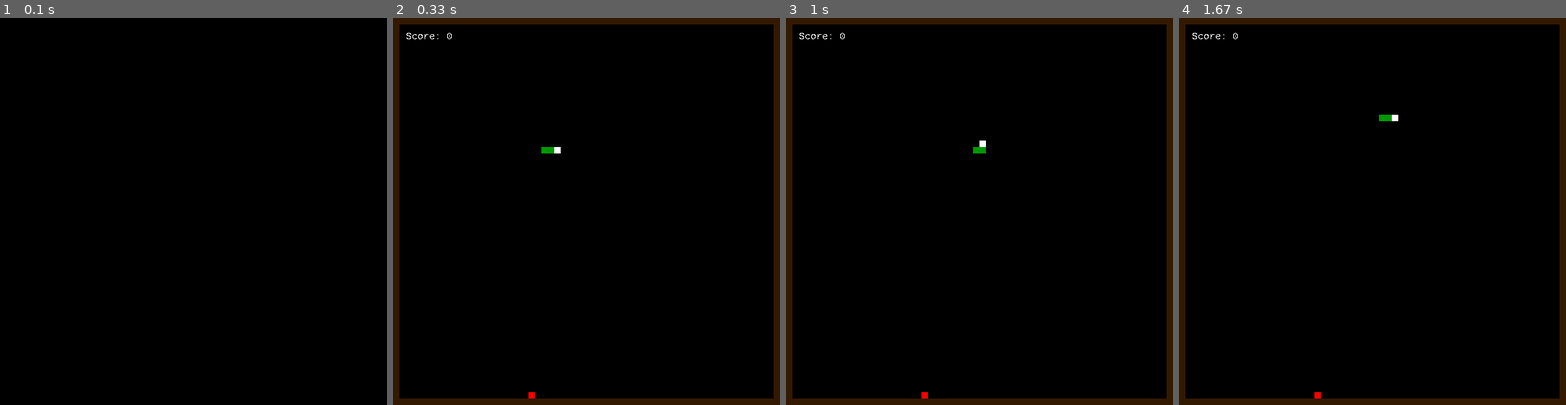
Above: before the commit, frames 1-4 (left to right).
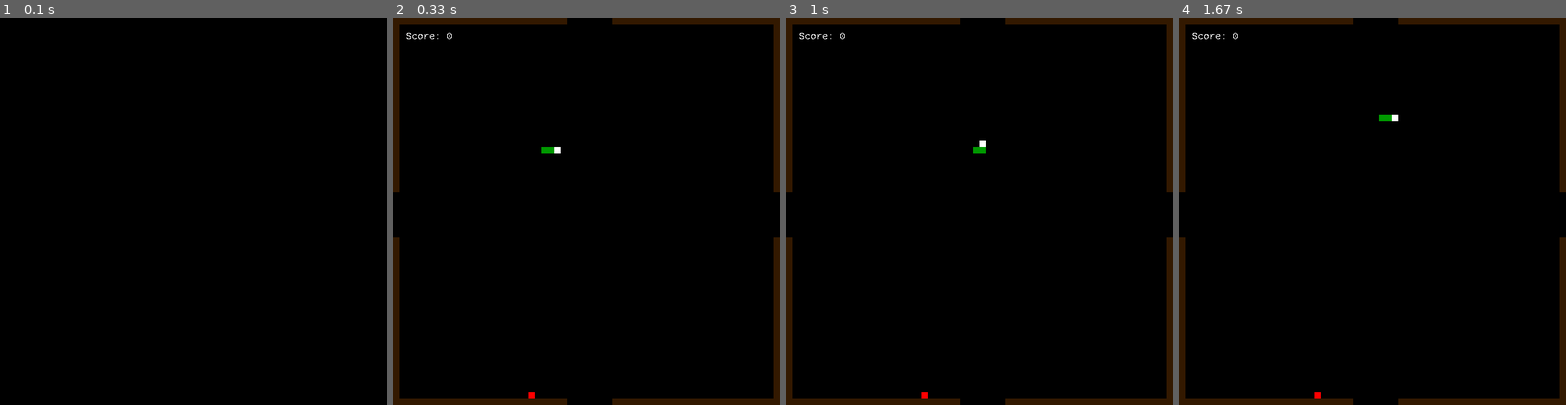
Above: after the commit, the same moments.

Repository: RonanFim/pygame-snake
Game: pygame game, started from main.py
The game is run twice, just before and just after one commit, with the same random seed, the same clock (stepped at 60 frames per second) and the same inputs.
Inputs:
- Up to frame 1 (0.1 s): no input
- Up to frame 2 (0.33 s): no input
- Up to frame 3 (1 s): hold Right 0.33-0.8 s; hold Up from 0.83 s (still down)
- Up to frame 4 (1.67 s): release Up at 1.3 s; hold Right from 1.33 s (still down)

Frame 1 is identical in both runs. In frame 2, 0.8% of the frame differs, in the area x 0-100%, y 0-100%; in frame 3, 0.8%; in frame 4, 0.8%.

Commit message:
Correção de bug ao mudar direção da cobra muito rápido. Abrindo buracos na parede

Diff:
--- a/System/Game.py
+++ b/System/Game.py
@@ -49,8 +49,39 @@
         for i in range(0, Screen.WIDTH, 10):
             self.__wall.append((0, i))
             self.__wall.append((Screen.HEIGHT - 10, i))
+        self.__OpenWall()
         self.__wallSprite = pygame.Surface((10, 10))
         self.__wallSprite.fill((51, 25, 0))
+
+    def __OpenWall(self):
+        self.__wall.remove((0, 270))
+        self.__wall.remove((0, 280))
+        self.__wall.remove((0, 290))
+        self.__wall.remove((0, 300))
+        self.__wall.remove((0, 310))
+        self.__wall.remove((0, 320))
+        self.__wall.remove((0, 330))
+        self.__wall.remove((590, 270))
+        self.__wall.remove((590, 280))
+        self.__wall.remove((590, 290))
+        self.__wall.remove((590, 300))
+        self.__wall.remove((590, 310))
+        self.__wall.remove((590, 320))
+        self.__wall.remove((590, 330))
+        self.__wall.remove((270, 0))
+        self.__wall.remove((280, 0))
+        self.__wall.remove((290, 0))
+        self.__wall.remove((300, 0))
+        self.__wall.remove((310, 0))
+        self.__wall.remove((320, 0))
+        self.__wall.remove((330, 0))
+        self.__wall.remove((270, 590))
+        self.__wall.remove((280, 590))
+        self.__wall.remove((290, 590))
+        self.__wall.remove((300, 590))
+        self.__wall.remove((310, 590))
+        self.__wall.remove((320, 590))
+        self.__wall.remove((330, 590))
 
     def __NewPos(self):
         """
@@ -103,12 +134,15 @@
                     if (event.key == pygame.K_UP):
                         if (direction != Direction.DOWN):
                             direction = Direction.UP
+                        break
                     elif (event.key == pygame.K_DOWN):
                         if (direction != Direction.UP):
                             direction = Direction.DOWN
+                        break
                     elif (event.key == pygame.K_LEFT):
                         if (direction != Direction.RIGHT):
                             direction = Direction.LEFT
+                        break
                     elif (event.key == pygame.K_RIGHT):
                         if (direction != Direction.LEFT):
                             direction = Direction.RIGHT
